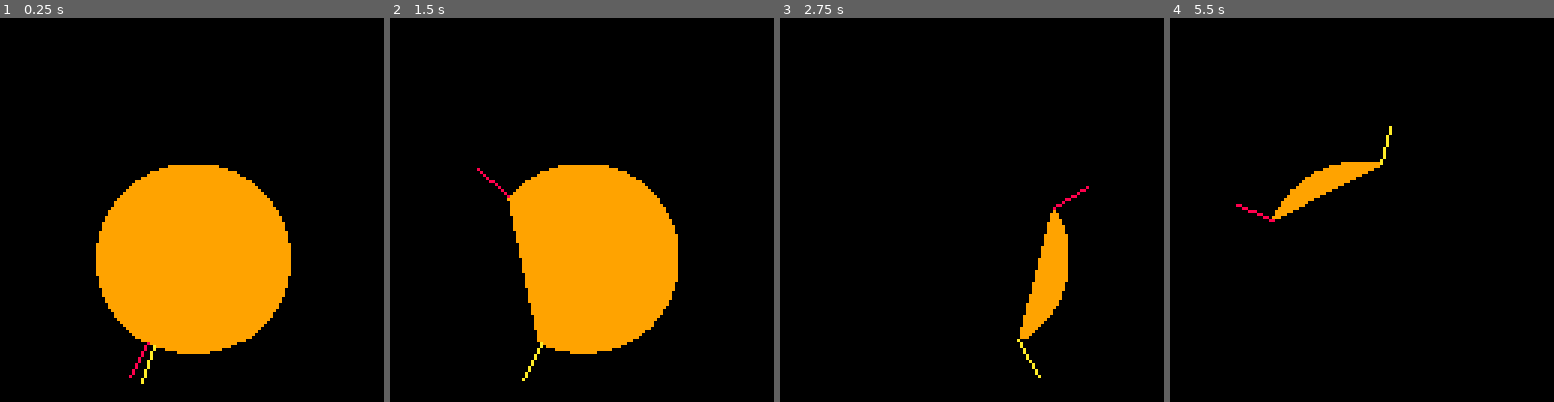
Above: before the commit, frames 1-4 (left to right).
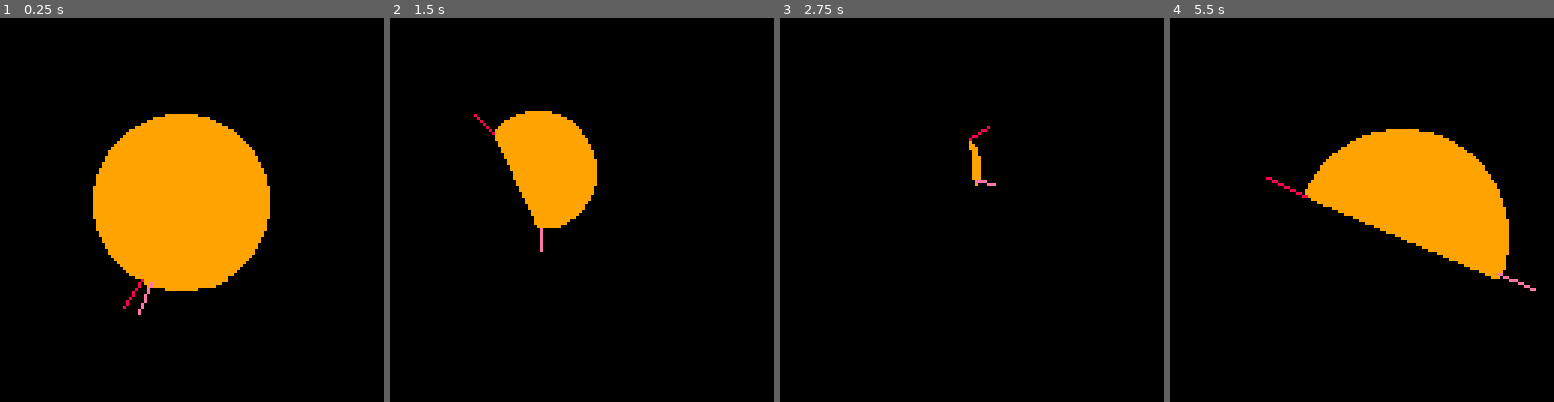
Above: after the commit, the same moments.

Repository: bitchunk/p8graphs
Game: PICO-8 cartridge segfill.p8
Two runs of this game, one before a commit and one after it. Both use one fixed random seed, a clock stepped at 60 frames per second and the inputs below.
Inputs:
- Up to frame 1 (0.25 s): no input
- Up to frame 2 (1.5 s): tap X (X key) at 0.33, 1.07 s; tap O (Z key) at 0.7 s
- Up to frame 3 (2.75 s): hold Right 1.6-2.1 s; tap O (Z key) at 1.7, 2.1, 2.5 s; tap X (X key) at 1.85 s; hold Up 2.15-2.42 s; hold Right from 2.47 s (still down)
- Up to frame 4 (5.5 s): tap O (Z key) every 0.4 s from 2.9 to 5.3 s; tap X (X key) at 2.97, 4.08, 5.2 s; release Right at 3.03 s; hold Left 3.08-3.58 s; hold Down 3.63-3.97 s; hold Right 4.02-4.68 s; hold Up 4.73-5.03 s; hold Left from 5.08 s (still down)

The runs differ from the first frame. In frame 1, 15% of the frame differs, in the area x 24-76%, y 25-96%; in frame 2, 18%, in the area x 21-75%, y 24-95%; in frame 3, 2.6%; in frame 4, 12%.

Commit message:
segfill(): 完全な円については、circfill()で代用、短い円弧はline()で代用、 下部の形状を安定、 角度距離が0の時、開始点が0.5以上の角度でラスタライズが欠け対処、引数の半径とy座標を整数に変換、 デバッグコントロールの削除、ローカル変数tを削除（v0.5予定）

Diff:
--- a/segfill.p8
+++ b/segfill.p8
@@ -1,7 +1,7 @@
 pico-8 cartridge // http://www.pico-8.com
 version 42
 __lua__
---segfill v0.2
+--segfill v0.4
 --@shiftalow / bitchunk
 
 --[[
@@ -26,7 +26,7 @@
 
 function _draw()
 cls()
-local x,y,r=64,80,32
+local x,y,r=64,64,32
 col=btn(4) and {10,11,12} or {}
 local s=0
 
@@ -39,63 +39,89 @@
 delaytime=stoptime and time()-stoptime or delaytime
 local bt=time()-delaytime
 st=bt/4
-d=0.5+cos(bt/8)*0.5
-
+d=0.5+cos(bt/7)*0.5
+x=sin(bt/8)*16+x
+y=sin(bt/9)*16+y
+r=sin(bt/10)*16+r
+--r=16
+--
+--d=0.999999
+--d=0.999999&0xffff.fffc
 segfill(x,y,r,9,st,d)
-
+if btn(0) or btn(1) and time()*60%30>8 then
+--circ(x,y,r,8)
+end
 local en=st+d
 local sx,sy,ex,ey,se=
 						sin(st)*r,cos(st)*r
 						,sin(en)*r,cos(en)*r
 						,-1
-line(sx*1.4+x,sy*1.4+y,sx+x,sy+y,8)
-line(ex*1.4+x,ey*1.4+y,ex+x,ey+y,10)
+line(sx*1.4+x,sy*1.4+y,sx+x,sy+y+0.5,8)
+line(ex*1.4+x,ey*1.4+y,ex+x,ey+y+0.5,14)
 
 end
 
 function segfill(x,y,r,c,s,d)
 	color(c)
 	local e=s+mid(d,1,-1)
+	y=(y+0.5)&0xffff
+	r=(r+0.5)&0xffff
 	if s>e then
 		s,e=e,s
 	end
-
 	local sx,sy,ex,ey,se=
 							sin(s)*r,cos(s)*r
 							,sin(e)*r,cos(e)*r
-							,-1
-	if sy>ey then
+							,1
+	if sy>ey or sy==ey and sx>0 then
 		sx,sy,ex,ey,se=ex,ey,sx,sy
-		,1
+		,-1
 	end
-
-	local sel,sr,er=(e-s),s%1\0.5,e%1\0.5
-
-	--top-r to start-y
-	local pr,u,d=er,-r+1,sy-1
-	while sr do
+	if e-s<0.075 then
+		line(sx+x,sy+y,ex+x,ey+y)
+	elseif e-s>=1 then
+		circfill(x,y,r)
+	else
+		local sel,sr,er=e-s,s%1\0.5,e%1\0.5
+		--top-r to start-y
+		local pr,u,d,k,lr,rr=
+		er,-r,sy,1
+		,r-y+0.5,r+y+0.5
+		while sr do
+--			color(deli(col) or c)
+			if er>0 and sr<1 or sel>0.5 and er==sr then
+				for u=y+u,y+d-0.5*k,k do
+					local xi=sqrt((lr+u)*(rr-u))&0xffff
+					rectfill(x-xi,u,x+xi,u)
+				end
+			end
+			--end-y to bottom-r (switch start to end)
+			k,u,d,er,sr,pr=-1,r,ey,sr,pr
+		end
+		--start-y to end-y
 --		color(deli(col) or c)
-		if er>0 and sr<1 or sel>0.5 and er==sr then
-			for u=u,d do
-				local xi=(sqrt((r+u)*(r-u))+0.5)\1
-				rectfill(x-xi,u+y,x+xi,u+y)
-			end
+		sy-=0.5
+		ey+=0.5
+		local i,xr=(ex-sx)/(ey-sy),sx+x
+		for u=y+sy,y+min(r,ey) do
+			rectfill(x+(sqrt((lr+u)*(rr-u))&0xffff)*se,u+1,xr,u+1)
+			xr+=i
 		end
-		--end-y to bottom-r
-		u,d,er,sr,pr=ey,r,sr,pr
-	end
-
-	--start-y to end-y
---	color(deli(col) or c)
-	local i,xr=(ex-sx)/(ey-sy),sx+x
-	for u=sy,ey&0xffff do
-		rectfill(x-sqrt((r+u)*(r-u))*se,u+y,xr,u+y)
-		xr+=i
 	end
 end
 -->8
 --[[
 update history
+**v0.5**
+	- delete local variable t
+	- delete debug control
+**v0.4**
+	- argument radius and y coordinate are converted to integers.
+	- when the angle distance was 0, the starting point had rasterization chipping at angles of 0.5 or more.
+**v0.3**
+	- stabilization of the shape of the lower part.
+	- substitute line() for short arcs.
+	- for complete circles, substitute circfill().
 **v0.2**
 	- remove extra judgments and variable swapping
 	- remove noise at distance 0
Not shown, changed: 244 lines of the sprite sheet (__gfx__) section of segfill.p8
Not shown, changed: the thumbnail (__label__) section of segfill.p8
